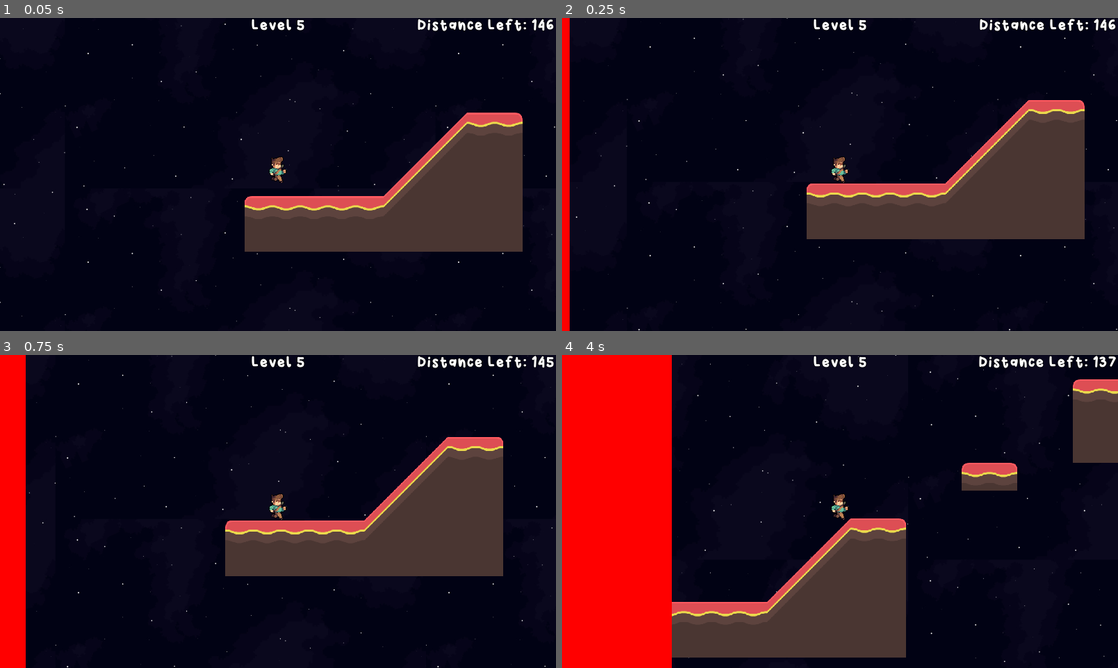
Above: before the commit, frames 1-4 (two rows, left to right).
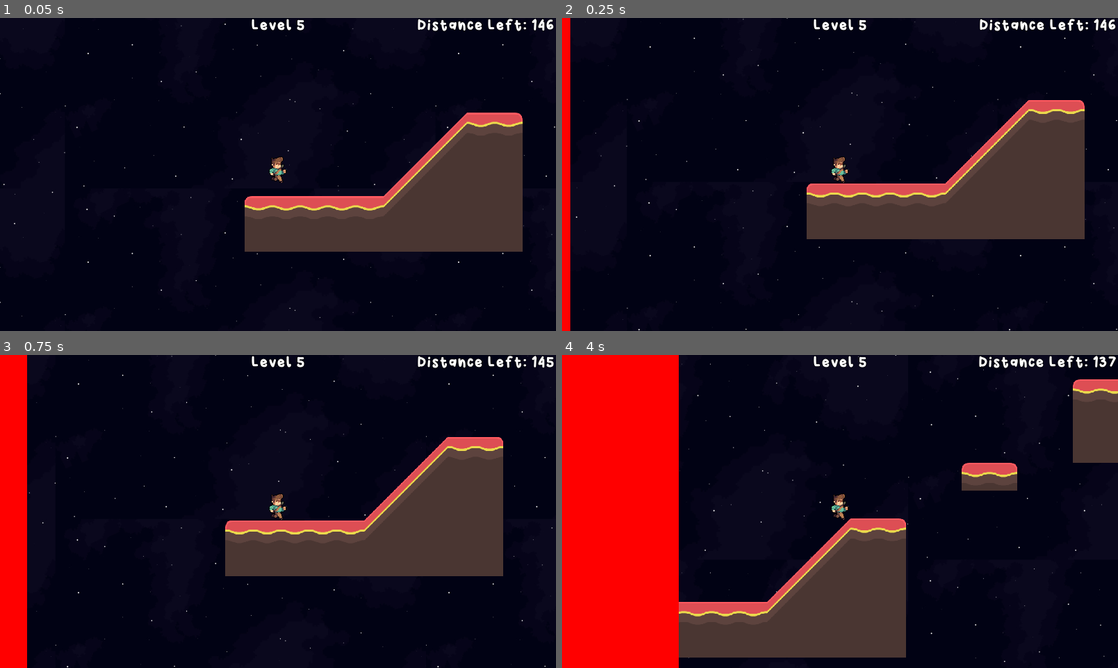
Above: after the commit, the same moments.

Repository: jonahshader/back5_platformer_unit3
Game: Godot game, scene res://scenes/levels/Level_5.tscn
Same seed, same stepped clock (60 frames per second), same inputs: the game is played once before the commit and once after it. This scene is started directly instead of the project's main scene.
Inputs:
- Up to frame 1 (0.05 s): no input
- Up to frame 2 (0.25 s): no input
- Up to frame 3 (0.75 s): hold Right (move_right) from 0.53 s (still down)
- Up to frame 4 (4 s): tap Space (jump) at 0.77, 1.52, 3.02, 3.77 s; release Right (move_right) at 2.03 s; hold Left (move_left) 2.03-2.78 s; hold Right (move_right) from 2.78 s (still down)

Frame 1 is identical in both runs. In frame 2, 0.1% of the frame differs, in the area x 1-2%, y 0-100%; in frame 3, 0.2%; in frame 4, 1.2%, in the area x 19-21%, y 0-100%.

Commit message:
Update Level_5.tscn

Diff:
--- a/scenes/levels/Level_5.tscn
+++ b/scenes/levels/Level_5.tscn
@@ -18,7 +18,7 @@
 
 [node name="TileMap" parent="." instance=ExtResource( 5 )]
 collision_layer = 512
-tile_data = PoolIntArray( 196637, 0, 8, 196648, 0, 8, 196653 …(1309 unchanged characters)… 55407, 0, 65536, 655408, 0, 65536, 655445, 0, 65536, 655446, 0, 0, 655447, 0, 131076, 655448, 0, 65540, 655454, 0, 65536, 655471, 0, 0, 655472, 0, 0, 655473, 0, 0, 655474, 0, 0, 655476, 0, 0, 655477, 0, 0, 720908, 0, 1, 720909, 0, 3, 720947, 0, 2, 720970, 0, 1, 720971, 0, 3, 720976, 0, 65543, 720977, 0, 65544, 720981, 0, 0, 720982, 0, 0, 720983, 0, 0, 720984, 0, 0, 720986, 0, 1, 720987, 0, 2, 720988, 0, 2, 720989, 0, 2, 720990, 0, 0, 721006, 0, 131079, 721007, 0, 0, 721008, 0, 0, 721009, 0, 0, 721010, 0, 0, 721012, 0, 0, 721013, 0, 0, 786483, 0, 0, 786506, 0, 0, 786507, 0, 0, 786517, 0, 0, 786518, 0, 0, 7865 …(3091 unchanged characters)…
+tile_data = PoolIntArray( 196637, 0, 8, 196648, 0, 8, 196653 …(1309 unchanged characters)… 55407, 0, 65536, 655408, 0, 65536, 655440, 0, 65543, 655441, 0, 65544, 655445, 0, 65536, 655446, 0, 0, 655447, 0, 131076, 655448, 0, 65540, 655454, 0, 65536, 655471, 0, 0, 655472, 0, 0, 655473, 0, 0, 655474, 0, 0, 655476, 0, 0, 655477, 0, 0, 720908, 0, 1, 720909, 0, 3, 720947, 0, 2, 720970, 0, 1, 720971, 0, 2, 720972, 0, 3, 720981, 0, 0, 720982, 0, 0, 720983, 0, 0, 720984, 0, 0, 720986, 0, 1, 720987, 0, 2, 720988, 0, 2, 720989, 0, 2, 720990, 0, 0, 721006, 0, 131079, 721007, 0, 0, 721008, 0, 0, 721009, 0, 0, 721010, 0, 0, 721012, 0, 0, 721013, 0, 0, 786483, 0, 0, 786506, 0, 0, 786507, 0, 0, 786508, 0, 0, 786517, 0, 0, 786518, 0, 0, 7865 …(3091 unchanged characters)…
 
 [node name="GameHud" parent="." instance=ExtResource( 7 )]
 
@@ -64,17 +64,11 @@
 [node name="SpikeTrap23" parent="." instance=ExtResource( 1 )]
 position = Vector2( 6289.84, 368.423 )
 
-[node name="SpikeTrap24" parent="." instance=ExtResource( 1 )]
-position = Vector2( 6714.63, 943.079 )
-
 [node name="SpikeTrap28" parent="." instance=ExtResource( 1 )]
 position = Vector2( 6869.81, 560.559 )
 
 [node name="SpikeTrap29" parent="." instance=ExtResource( 1 )]
 position = Vector2( 6898.47, 561.168 )
-
-[node name="SpikeTrap26" parent="." instance=ExtResource( 1 )]
-position = Vector2( 6684.26, 943.551 )
 
 [node name="SpikeTrap21" parent="." instance=ExtResource( 1 )]
 position = Vector2( 6231.65, 367.696 )
@@ -116,16 +110,16 @@
 position = Vector2( 2733.25, 943.591 )
 
 [node name="enemy" parent="." instance=ExtResource( 10 )]
-position = Vector2( 4805.7, 573.435 )
+position = Vector2( 4832.31, 573.435 )
 
 [node name="enemy2" parent="." instance=ExtResource( 10 )]
-position = Vector2( 5188.82, 525.31 )
+position = Vector2( 5185.02, 498.699 )
 
 [node name="background" parent="." instance=ExtResource( 8 )]
 
 [node name="Death_Wall" parent="." instance=ExtResource( 3 )]
 position = Vector2( -1228.09, 930.086 )
-speed = 172
+speed = 176
 
 [connection signal="body_entered" from="Safehouse" to="Player" method="survived"]
 [connection signal="body_entered" from="Safehouse" to="GameHud" method="survived"]
